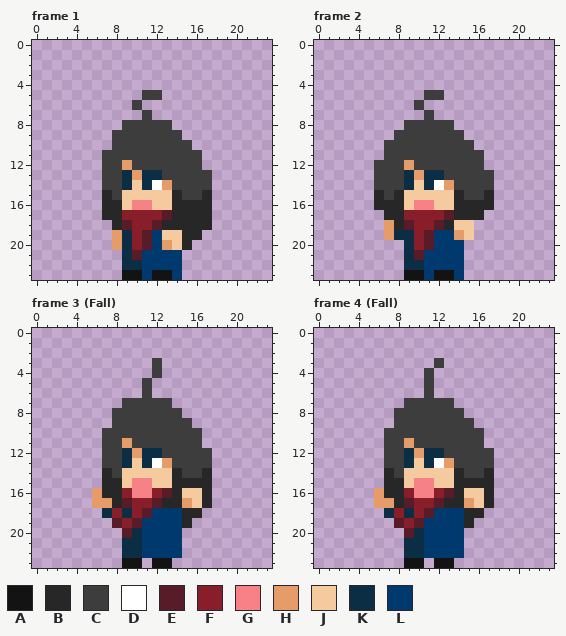
Edited in one commit: pixel-art file (art/player/girl.aseprite). The first picture shows the starting point.
24x24 pixels, 16 frames. Shown: frame 1, frame 2, frame 3 (Fall), frame 4 (Fall). The commit also changed other frames, which this record leaves out.
Palette (. is transparent): A #131313  B #272727  C #3d3d3d  D #ffffff  E #571c27  F #891e2b  G #f68187  H #e69c69  J #f6ca9f  K #0c2e44  L #00396d
Pixels before, frame 1, first column x 7:
 5 ....CC.....
 6 ...C.......
 7 ....C......
 8 ..CCCCC....
 9 .CCCCCCC...
10 .CCCCCCCC..
11 CCCCCCCCCC.
12 CCHCCCCCCC.
13 CCKHKKCCCCC
14 CCKJKDHCCCC
15 BCJJJJJBCCB
16 BBJGGJJBBBB
17 BBFFFFEBBBB
18 .BEFFEBBBBB
19 .HKFELJJBB.
20 .HKFELHJB..
21 ..KELLLL...
22 ..KKLLLL...
23 ..AALAAL...
Pixels before, frame 2, first column x 6:
 5 .....CC.....
 6 ....C.......
 7 .....C......
 8 ...CCCCC....
 9 ..CCCCCCC...
10 .CCCCCCCCC..
11 .CCCCCCCCCC.
12 CCCHCCCCCCC.
13 CCCKHKKCCCCC
14 CCCKJKDHCCCC
15 BCBJJJJJBCCB
16 BBBJGGJJBBBB
17 .BBFFFFEBBB.
18 .HBEFFEBJJ..
19 .HKKFELLHJ..
20 ...KFELLL...
21 ...KELLLL...
22 ...KKLLLL...
23 ...AALAAL...
Pixels before, frame 3 (Fall), first column x 6:
 3 ......C.....
 4 ......C.....
 5 .....C......
 6 .....C......
 7 ...CCCCC....
 8 ..CCCCCCC...
 9 ..CCCCCCCC..
10 .CCCCCCCCCC.
11 .CCHCCCCCCC.
12 .CCKHKKCCCCC
13 .CCKJKDHCCCC
14 .BCJJJJJBCCB
15 .BBJGGJJBBBB
16 HBBFGGFEBJJB
17 HHBEFFEBBHJB
18 .KFKFELLLBB.
19 ..EFELLLLB..
20 ...EKLLLL...
21 ...KKLLLL...
22 ...KKLLLL...
23 ...AA.AA....
Pixels before, frame 4 (Fall), first column x 6:
 3 ......C.....
 4 .....C......
 5 .....C......
 6 .....C......
 7 ...CCCCC....
 8 ..CCCCCCC...
 9 ..CCCCCCCC..
10 .CCCCCCCCCC.
11 .CCHCCCCCCC.
12 .CCKHKKCCCCC
13 .CCKJKDHCCCC
14 .BCJJJJJBCCB
15 .BBJGGJJBBBB
16 HBBFGGFEBJJB
17 HHBEFFEBBHJB
18 .KFKFELLLBB.
19 ..EFELLLLB..
20 ...EKLLLL...
21 ...KKLLLL...
22 ...KKLLLL...
23 ...AA.AA....
The result:
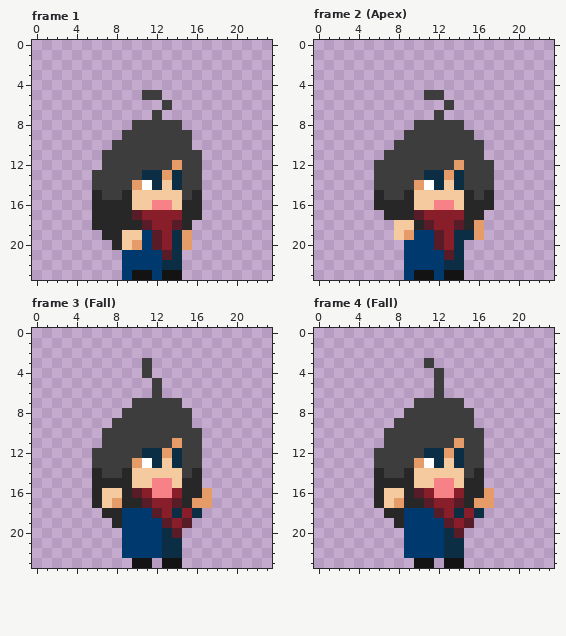
From old to new:
Frame 1:
y 6: x 10 C -> .; x 13 . -> C
y 7: x 11..12 C. -> .C
y 8: x 9 C -> .; x 14 . -> C
y 9: x 8 C -> .; x 15 . -> C
y 12: x 9 H -> C; x 14 C -> H
y 13: x 6 . -> C; x 9..10 KH -> CC; x 13..14 CC -> HK; x 17 C -> .
y 14: x 6 . -> C; x 9..14 KJKDHC -> CHDKJK; x 17 C -> .
y 15: x 6..7 .B -> BC; x 9 J -> B; x 14 B -> J; x 16..17 CB -> B.
y 16: x 6 . -> B; x 9..14 JGGJJB -> BJJGGJ; x 17 B -> .
y 17: x 6 . -> B; x 9..10 FF -> BE; x 13..14 EB -> FF; x 17 B -> .
y 18: x 6..7 .. -> BB; x 9..14 EFFEBB -> BBEFFE; x 16..17 BB -> ..
y 19: x 7..16 .HKFELJJBB -> BBJJLEFKH.
y 20: x 8..15 HKFELHJB -> BJHLEFKH
y 21: x 9..10 KE -> LL; x 13..14 LL -> EK
y 22: x 9..10 KK -> LL; x 13..14 LL -> KK
y 23: x 9 A -> L; x 11..12 LA -> AL; x 14 L -> A
Frame 2 (Apex):
y 6: x 10 C -> .; x 13 . -> C
y 7: x 11..12 C. -> .C
y 8: x 9 C -> .; x 14 . -> C
y 9: x 8 C -> .; x 15 . -> C
y 10: x 7 C -> .; x 16 . -> C
y 12: x 9 H -> C; x 14 C -> H; x 17 . -> C
y 13: x 9..10 KH -> CC; x 13..14 CC -> HK
y 14: x 9..14 KJKDHC -> CHDKJK
y 15: x 8..9 BJ -> CB; x 14..15 BC -> JB
y 16: x 9..14 JGGJJB -> BJJGGJ
y 17: x 9..10 FF -> BE; x 13..14 EB -> FF
y 18: x 7..16 HBEFFEBJJ. -> .JJBEFFEBH
y 19: x 7..16 HKKFELLHJ. -> .JHLLEFKKH
y 20: x 9..14 KFELLL -> LLLEFK
y 21: x 9..10 KE -> LL; x 13..14 LL -> EK
y 22: x 9..10 KK -> LL; x 13..14 LL -> KK
y 23: x 9 A -> L; x 11..12 LA -> AL; x 14 L -> A
Frame 3 (Fall):
y 3..4: x 11..12 .C -> C.
y 5..6: x 11..12 C. -> .C
y 7: x 9 C -> .; x 14 . -> C
y 8: x 8 C -> .; x 15 . -> C
y 11: x 9 H -> C; x 14 C -> H
y 12: x 6 . -> C; x 9..10 KH -> CC; x 13..14 CC -> HK; x 17 C -> .
y 13: x 6 . -> C; x 9..14 KJKDHC -> CHDKJK; x 17 C -> .
y 14: x 6..7 .B -> BC; x 9 J -> B; x 14 B -> J; x 16..17 CB -> B.
y 15: x 6 . -> B; x 9..14 JGGJJB -> BJJGGJ; x 17 B -> .
y 16: x 6..17 HBBFGGFEBJJB -> BJJBEFGGFBBH
y 17: x 6..17 HHBEFFEBBHJB -> BJHBBEFFEBHH
y 18: x 7..16 KFKFELLLBB -> BBLLLEFKFK
y 19: x 8..10 EFE -> BLL; x 13..15 LLB -> EFE
y 20: x 9..10 EK -> LL; x 13..14 LL -> KE
y 21..22: x 9..10 KK -> LL; x 13..14 LL -> KK
y 23: x 9 A -> .; x 11..12 .A -> A.; x 14 . -> A
Frame 4 (Fall):
y 3: x 11..12 .C -> C.
y 4..6: x 11..12 C. -> .C
y 7: x 9 C -> .; x 14 . -> C
y 8: x 8 C -> .; x 15 . -> C
y 11: x 9 H -> C; x 14 C -> H
y 12: x 6 . -> C; x 9..10 KH -> CC; x 13..14 CC -> HK; x 17 C -> .
y 13: x 6 . -> C; x 9..14 KJKDHC -> CHDKJK; x 17 C -> .
y 14: x 6..7 .B -> BC; x 9 J -> B; x 14 B -> J; x 16..17 CB -> B.
y 15: x 6 . -> B; x 9..14 JGGJJB -> BJJGGJ; x 17 B -> .
y 16: x 6..17 HBBFGGFEBJJB -> BJJBEFGGFBBH
y 17: x 6..17 HHBEFFEBBHJB -> BJHBBEFFEBHH
y 18: x 7..16 KFKFELLLBB -> BBLLLEFKFK
y 19: x 8..10 EFE -> BLL; x 13..15 LLB -> EFE
y 20: x 9..10 EK -> LL; x 13..14 LL -> KE
y 21..22: x 9..10 KK -> LL; x 13..14 LL -> KK
y 23: x 9 A -> .; x 11..12 .A -> A.; x 14 . -> A
Where, in picture pixels (left, top, right, bottom), the same in both pictures:
changed: (92, 100, 212, 280)
changed: (384, 100, 494, 280)
changed: (92, 358, 212, 568)
changed: (374, 358, 494, 568)
